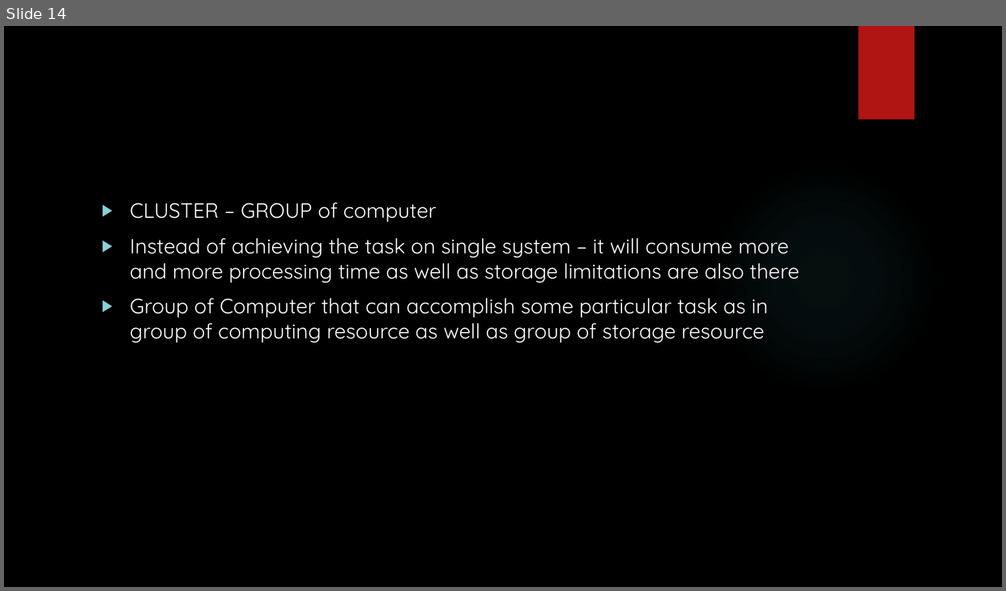
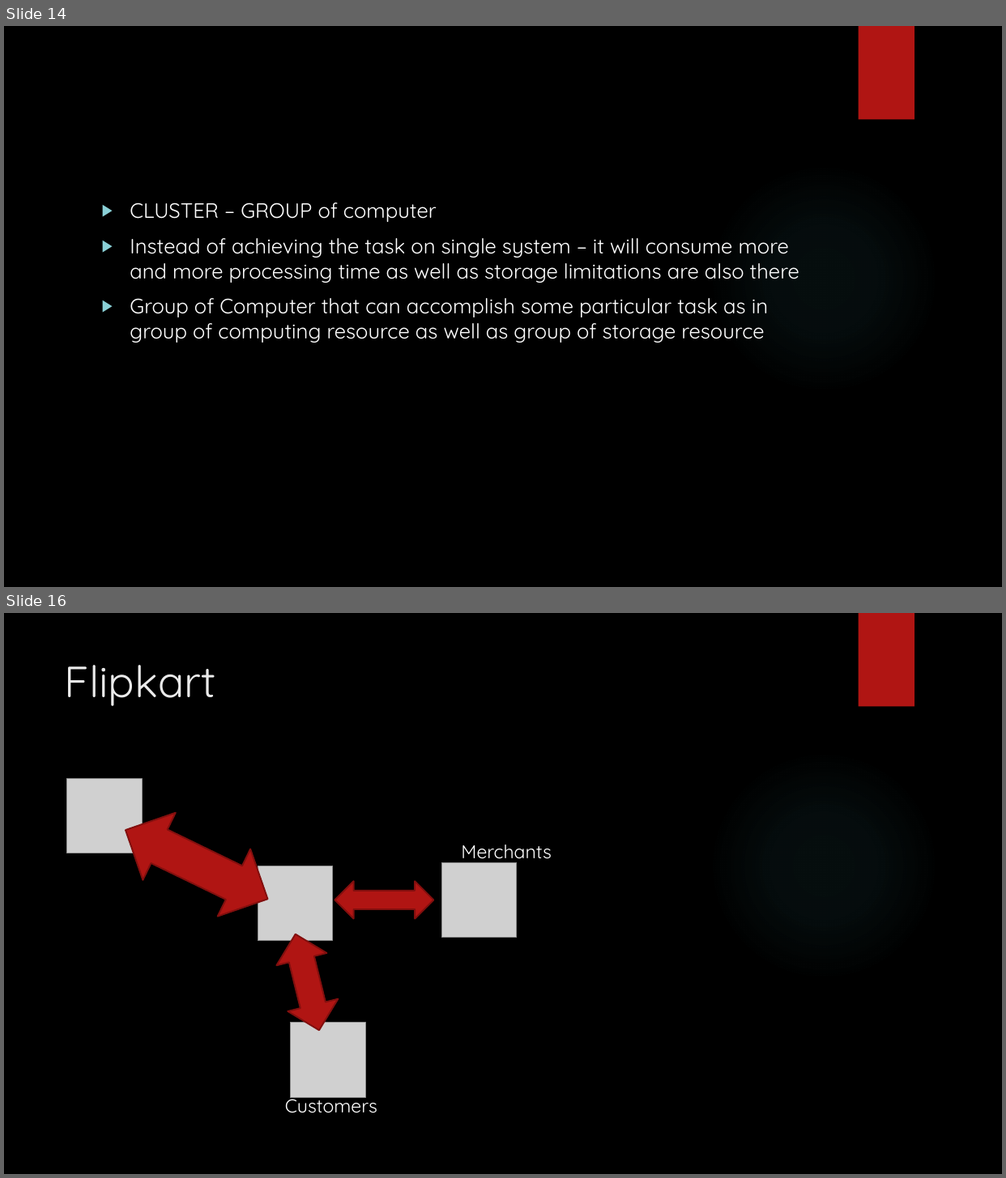
Before and after one commit to karthick1808/hadoopfundamentals, a slide deck: New Microsoft PowerPoint Presentation.pptx. Shown one above the other, each under a label of ours: slide 14 before the commit, slides 14 and 16 after it; the slides between them are not shown. The pictures are 1006x591 and 1006x1178 pixels, drawn with LibreOffice and Linux fonts; fonts in the diff are those of the drawing; grey boxes stand for pictures; background and template pictures are left out. Boxes give left, top, right and bottom in pixels: in the first picture for what was removed or moved away, otherwise in the second. Text is boxed around its words. In the diff, an @@ line names an element or a change of style, - is before the commit and + after.

```diff
--- a/New Microsoft PowerPoint Presentation.pptx
+++ b/New Microsoft PowerPoint Presentation.pptx
@@ slide 16 added at (4,613,1002,1174), background picture (left out); not listed: 2 template elements that a slide beside it also shows @@
@@ title added at (65,665,216,706), 42 pt, text #EBEBEB @@
+Flipkart
@@ picture added at (67,778,142,854) @@
@@ up down arrow added at (109,797,283,933), fill #B01513, outline #82100E 1.5 pt @@
@@ text added at (461,845,552,864), 18 pt, text #FFFFFF @@
+Merchants
@@ picture added at (258,866,333,941) @@
@@ picture added at (442,863,517,938) @@
@@ up down arrow added at (335,882,434,919), fill #B01513, outline #82100E 1.5 pt @@
@@ up down arrow added at (270,928,344,1037), fill #B01513, outline #82100E 1.5 pt @@
@@ picture added at (291,1023,365,1097) @@
@@ text added at (285,1093,377,1114), 18 pt, text #FFFFFF @@
+Customers
```
Also in this commit, not shown: 4 slides changed, 4 other slides added.
